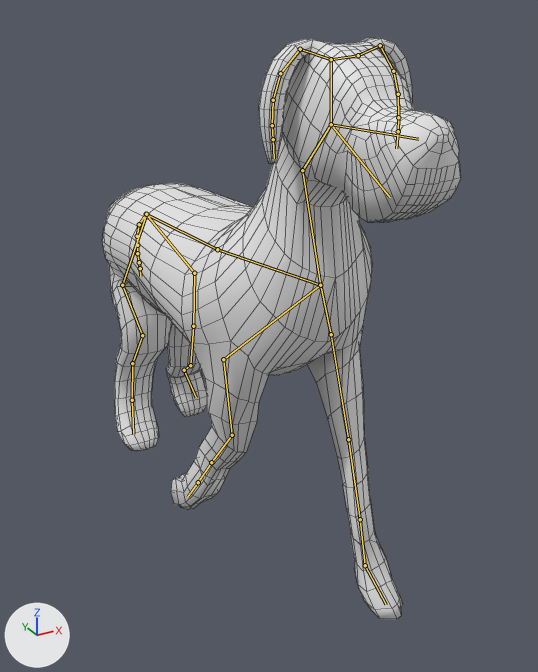
The Blender file Assets/Blender Models/TestBlenderRig/DogRig/Walk/old/V7.blend, before and after one commit.
Rendered twice from a 50 mm lens placed at (-2.19, -4.43, 1.77), pointed at (0.25, 0.01, -0.45). Every picture has the same lights, and +X, +Y and +Z are marked at lower left. Both versions are drawn at frame 31 of the action 'Dog_Walk'; the numbers are the values there. The bones that bend it are drawn over the model as lines. Mesh edges are drawn as thin lines.

In view in the first picture: 'Body'.
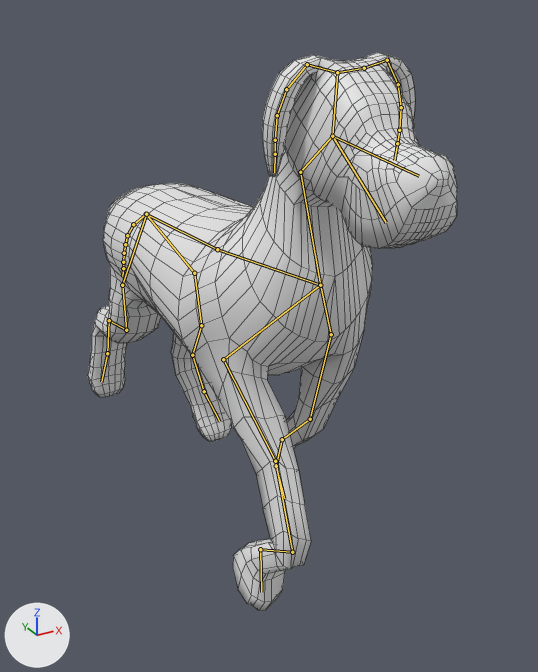
Boxes (x1, y1, x2, y2) around the edits, measured in the pictures (538 x 672 px):
'Body', posed
    before: (102, 38, 461, 620)
    after: (88, 53, 457, 611)
bone 'Bone', root to tip
    before: (320, 285) to (302, 170)
    after: (320, 285) to (300, 172)
bone 'Bone.001', root to tip
    before: (302, 170) to (331, 124)
    after: (300, 172) to (332, 136)
bone 'Bone.020', root to tip
    before: (146, 214) to (139, 224)
    after: (146, 214) to (133, 224)
bone 'Bone.021', root to tip
    before: (139, 224) to (137, 236)
    after: (133, 224) to (127, 235)
bone 'backstifle.l', root to tip
    before: (194, 273) to (193, 326)
    after: (194, 273) to (201, 325)
bone 'backleftelbow.l', root to tip
    before: (193, 326) to (190, 365)
    after: (201, 325) to (192, 355)
bone 'backleftcarpal.l', root to tip
    before: (190, 365) to (184, 370)
    after: (192, 355) to (204, 391)
bone 'backleftfoot.l', root to tip
    before: (184, 370) to (196, 397)
    after: (204, 391) to (219, 421)
bone 'backstifle.r', root to tip
    before: (122, 285) to (142, 335)
    after: (122, 285) to (126, 330)
bone 'backleftelbow.r', root to tip
    before: (142, 335) to (132, 363)
    after: (126, 330) to (109, 320)
bone 'backleftcarpal.r', root to tip
    before: (132, 363) to (132, 400)
    after: (109, 320) to (107, 353)
bone 'backleftfoot.r', root to tip
    before: (132, 400) to (133, 434)
    after: (107, 353) to (101, 382)
bone 'frontleftshoulder.l', root to tip
    before: (331, 334) to (348, 439)
    after: (331, 334) to (310, 419)
bone 'frontleftelbow.l', root to tip
    before: (348, 439) to (360, 519)
    after: (310, 419) to (282, 439)
bone 'frontleftcarpal.l', root to tip
    before: (360, 519) to (365, 565)
    after: (282, 439) to (276, 466)
bone 'frontleftshoulder.r', root to tip
    before: (223, 359) to (232, 435)
    after: (223, 359) to (275, 461)
bone 'frontleftelbow.r', root to tip
    before: (232, 435) to (211, 462)
    after: (275, 461) to (292, 552)
bone 'frontleftcarpal.r', root to tip
    before: (211, 462) to (198, 482)
    after: (292, 552) to (260, 549)
bone 'frontLeftfoot.r', root to tip
    before: (198, 482) to (187, 497)
    after: (260, 549) to (261, 592)

The edits, one by one:
Bone 'Bone' (bone_bone) turns from (-23, -6, 0) to (-26, -7, 1) degrees about its own x, y and z.
Bone 'Bone.001' (bone_bone_001) turns from (17, 4, -3) to (29, 5, -3) degrees about its own x, y and z.
Bone 'Bone.020' (bone_bone_020) turns from (0, 0, 0) to (1, 7, 12) degrees about its own x, y and z.
Bone 'Bone.021' (bone_bone_021) turns from (0, 0, 0) to (2, -1, 0) degrees about its own x, y and z.
Bone 'backstifle.l' (bone_backstifle_l) turns from (-31, -3, -3) to (-53, -6, -5) degrees about its own x, y and z.
Bone 'backleftelbow.l' (bone_backleftelbow_l) turns from (16, 5, -2) to (55, 4, 5) degrees about its own x, y and z.
Bone 'backleftcarpal.l' (bone_backleftcarpal_l) turns from (53, -3, 20) to (-36, -9, -12) degrees about its own x, y and z.
Bone 'backleftfoot.l' (bone_backleftfoot_l) turns from (-24, -11, -12) to (33, 5, 20) degrees about its own x, y and z.
Bone 'backstifle.r' (bone_backstifle_r) turns from (-62, 5, 17) to (-8, 0, 2) degrees about its own x, y and z.
Bone 'backleftelbow.r' (bone_backleftelbow_r) turns from (67, 8, -15) to (52, 5, -12) degrees about its own x, y and z.
Bone 'backleftcarpal.r' (bone_backleftcarpal_r) turns from (-18, 3, 7) to (-48, 12, 16) degrees about its own x, y and z.
Bone 'backleftfoot.r' (bone_backleftfoot_r) turns from (0, 0, 0) to (35, -3, -21) degrees about its own x, y and z.
Bone 'frontleftshoulder.l' (bone_frontleftshoulder_l) turns from (-3, -3, -25) to (-7, -3, 16) degrees about its own x, y and z.
Bone 'frontleftelbow.l' (bone_frontleftelbow_l) turns from (9, 2, 9) to (7, -1, 32) degrees about its own x, y and z.
Bone 'frontleftcarpal.l' (bone_frontleftcarpal_l) turns from (-1, 0, 10) to (3, -2, -23) degrees about its own x, y and z.
Bone 'frontleftshoulder.r' (bone_frontleftshoulder_r) turns from (-12, 0, -19) to (-8, 0, 33) degrees about its own x, y and z.
Bone 'frontleftelbow.r' (bone_frontleftelbow_r) turns from (11, 5, -22) to (18, 1, -5) degrees about its own x, y and z.
Bone 'frontleftcarpal.r' (bone_frontleftcarpal_r) turns from (1, 0, 5) to (2, -15, -87) degrees about its own x, y and z.
Bone 'frontLeftfoot.r' (bone_frontleftfoot_r) turns from (-1, -5, -46) to (6, 3, 29) degrees about its own x, y and z.
